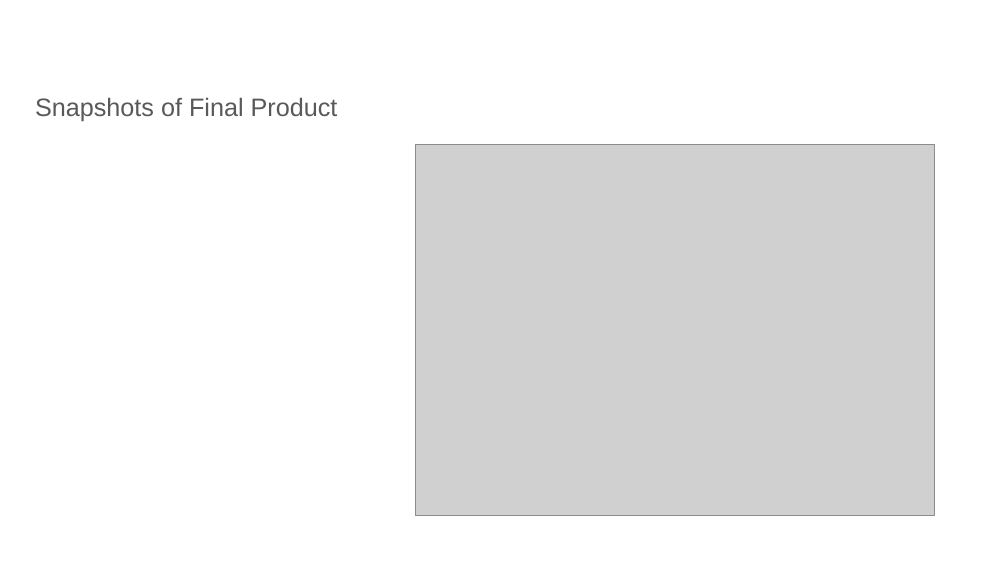
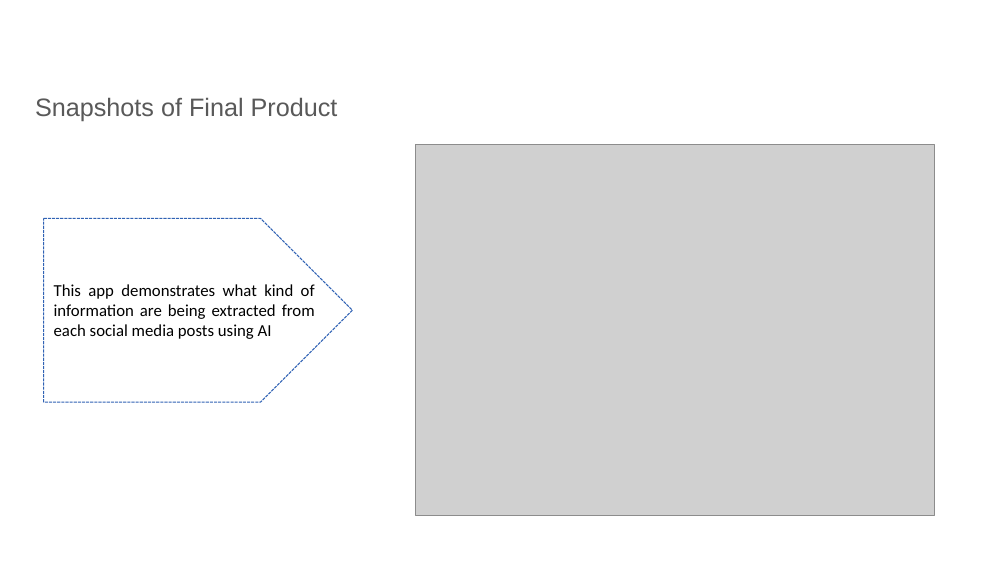
Before and after one commit to Ankan54/ksp-hackathon-radiant-ranger, a slide deck: slide 8 of radiant_ranger_ksp_datathon_prototype_round.pptx. Drawn at 1008x567 pixels with LibreOffice and Linux fonts; fonts in the diff are those of the drawing; grey boxes stand for pictures; background and template pictures are left out. Boxes give left, top, right and bottom in pixels: in the first picture for what was removed or moved away, otherwise in the second. Text is boxed around its words. In the diff, an @@ line names an element or a change of style, - is before the commit and + after.

```diff
--- a/radiant_ranger_ksp_datathon_prototype_round.pptx
+++ b/radiant_ranger_ksp_datathon_prototype_round.pptx
@@ pentagon arrow added at bbox=[43, 219, 352, 402], outline #3162B5 0.75 pt dashed @@
@@ text added at bbox=[54, 284, 315, 339], 12 pt, text #000000 @@
+This app demonstrates what kind of information are being extracted from each social media posts using AI
```
Also in this commit, not shown: 3 other slides changed, 1 slide added, 1 other file.
